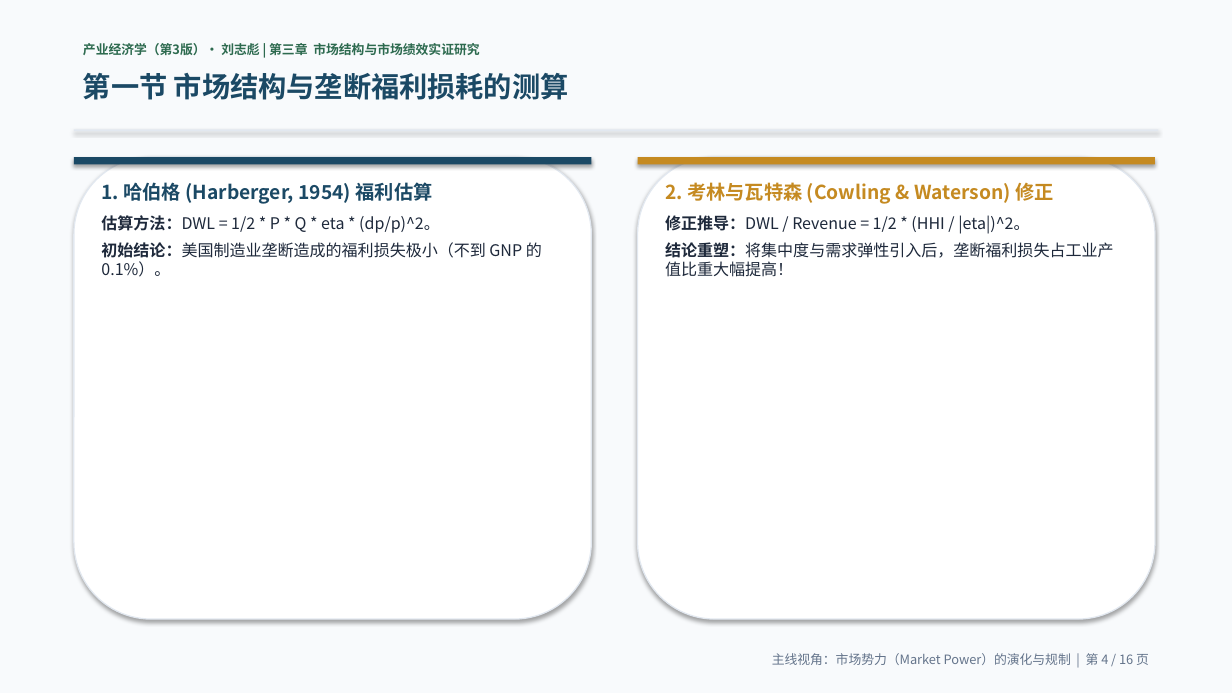
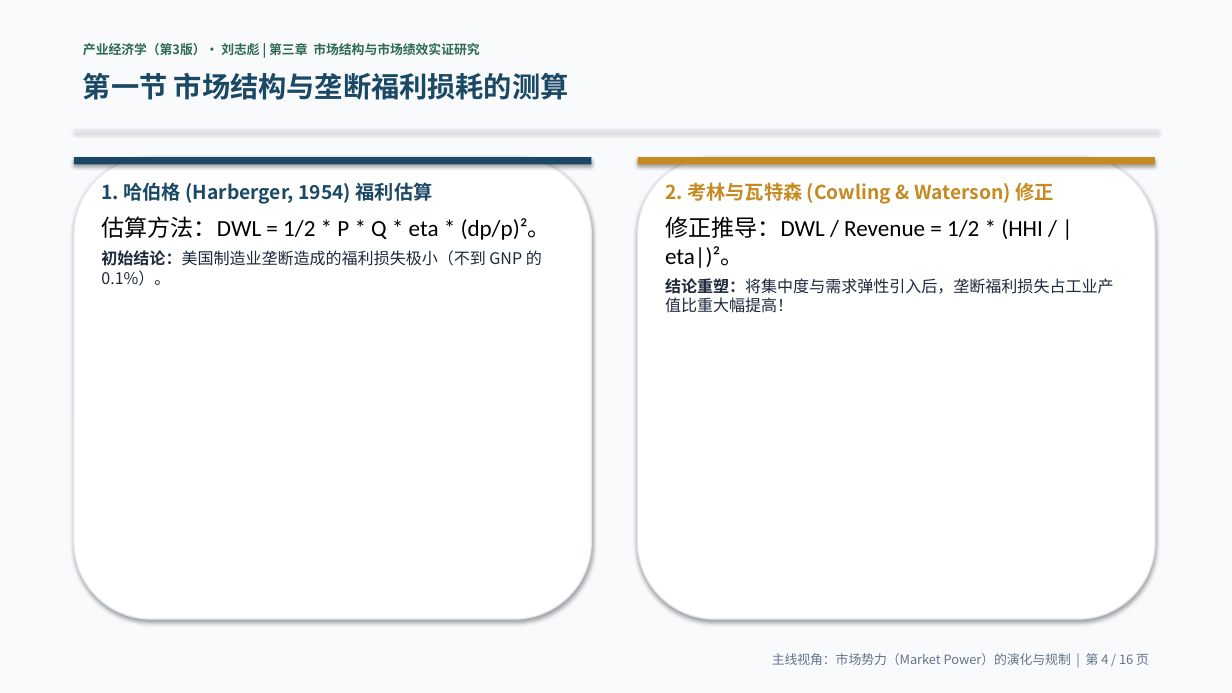
Before and after one commit to chens9956-prog/2026-industrial-economics, a slide deck: slide 4 of 刘志彪_产业经济学_第03章_市场结构与市场绩效实证研究(市场势力主线精编).pptx. Drawn at 1232x693 pixels with LibreOffice and Linux fonts; fonts in the diff are those of the drawing. Boxes give left, top, right and bottom in pixels: in the first picture for what was removed or moved away, otherwise in the second. Text is boxed around its words. In the diff, an @@ line names an element or a change of style, - is before the commit and + after.

```diff
--- a/刘志彪_产业经济学_第03章_市场结构与市场绩效实证研究(市场势力主线精编).pptx
+++ b/刘志彪_产业经济学_第03章_市场结构与市场绩效实证研究(市场势力主线精编).pptx
@@ text at <box>101,216,551,240</box>: text changed; size 12.5 to 18 pt; font Noto Sans CJK SC to Calibri; text colour #1E293B to #000000 @@
-估算方法：DWL = 1/2 * P * Q * eta * (dp/p)^2。
+估算方法：DWL = 1/2 * P * Q * eta * (dp/p)²。
@@ text at <box>665,216,1043,268</box>: text changed; size 12.5 to 18 pt; font Noto Sans CJK SC to Calibri; text colour #1E293B to #000000 @@
-修正推导：DWL / Revenue = 1/2 * (HHI / |eta|)^2。
+修正推导：DWL / Revenue = 1/2 * (HHI / |eta|)²。
```
Also in this commit, not shown: 2 other slides changed, 9 other files.
